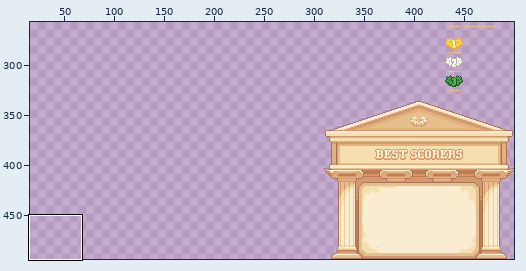
Two states of a pixel-art file, Assets/Textures/UI/UI Atlas.aseprite. The picture above shows the old version from afar; the outline marks the close-up.
Close-up. Before the commit:
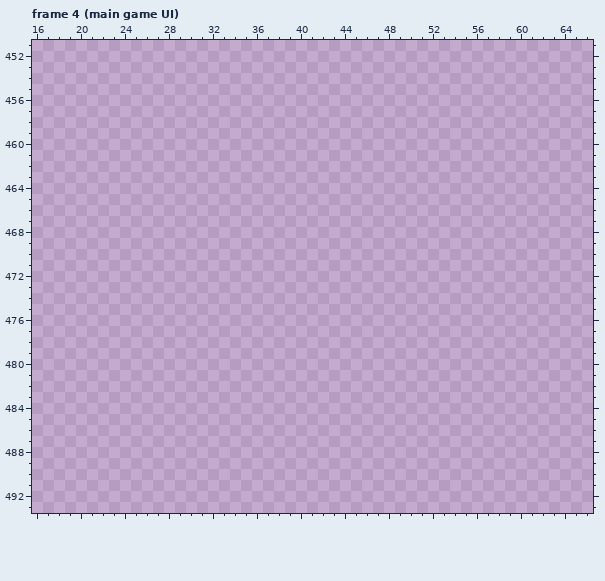
500x494 pixels, 5 frames. Shown: frame 4 (main game UI): x 16..66, y 451..493. The wide view leaves out empty margins. The commit also changed other frames or places, which this record leaves out.
Visible layers, top first: "Layer 2", "Layer 7", "Layer 5", "GAME OVER UI Copy", "Layer 6", "Layer 1".
Palette (. is transparent): 
The same view after the edit:
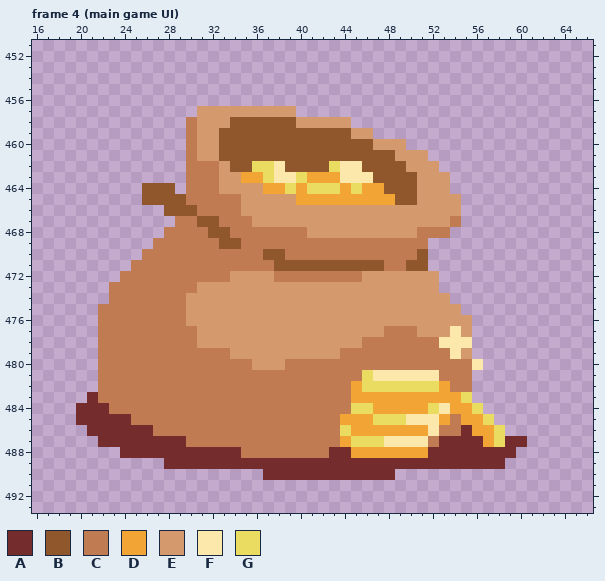
Colours new in this view: A #742c2c  B #90562c  C #c17b52  D #f2a534  E #d49a6e  F #fde8ac  G #e9dc61
Diff:
Frame 4 (main game UI), layer "Layer 7":
y 457: x 31..39 ......... -> EEEEEEEEE
y 458: x 30..44 ............... -> CEEEBBBBBBEEEEE
y 459: x 30..46 ................. -> CEEBBBBBBBBBBBBEE
y 460: x 30..49 .................... -> CEEBBBBBBBBBBBBBBEEE
y 461: x 30..51 ...................... -> CEEBBBBBBBBBBBBBBBBEEE
y 462: x 30..52 ....................... -> CCCEBBGGFBBBBGFFBBBBEEE
y 463: x 30..53 ........................ -> CCCEEDDGFFGDDDFFFBBBBEEE
y 464: x 26..28 ... -> BBB; x 30..53 ........................ -> CCCEEEEDDGDGGGDGDDBBBEEE
y 465: x 26..54 ............................. -> BBBBCCCCCEEEEEDDDDDDDDDBBEEEE
y 466: x 28..54 ........................... -> BBBCCCCEEEEEEEEEEEEEEEEEEEE
y 467: x 29..54 .......................... -> CCBBCCCEEEEEEEEEEEEEEEEEEC
y 468: x 28..53 .......................... -> CCCCBBCCCCCCCEEEEEEEEEECCC
y 469: x 27..51 ......................... -> CCCCCCBBCCCCCCCCCCCCCCCCC
y 470: x 26..51 .......................... -> CCCCCCCCCCCBBCCCCCCCCCCCCB
y 471: x 25..51 ........................... -> CCCCCCCCCCCCCBBBBBBBBBBCCBB
y 472: x 24..52 ............................. -> CCCCCCCCCCEEEECCCCCCCCEEEEEEE
y 473: x 23..52 .............................. -> CCCCCCCCEEEEEEEEEEEEEEEEEEEEEE
y 474: x 23..53 ............................... -> CCCCCCCEEEEEEEEEEEEEEEEEEEEEEEE
y 475: x 22..54 ................................. -> CCCCCCCCEEEEEEEEEEEEEEEEEEEEEEEEE
y 476: x 22..55 .................................. -> CCCCCCCCEEEEEEEEEEEEEEEEEEEEEEEEEE
y 477: x 22..55 .................................. -> CCCCCCCCCEEEEEEEEEEEEEEEEECCCEEEFE
y 478: x 22..55 .................................. -> CCCCCCCCCEEEEEEEEEEEEEEECCCCCCCFFF
y 479: x 22..55 .................................. -> CCCCCCCCCCCCEEEEEEEEEECCCCCCCCCCFE
y 480: x 22..56 ................................... -> CCCCCCCCCCCCCCEEECCCCCCCCCCCCCCCCCF
y 481: x 22..55 .................................. -> CCCCCCCCCCCCCCCCCCCCCCCCGFFFFFFCCC
y 482: x 22..55 .................................. -> CCCCCCCCCCCCCCCCCCCCCCCDGGGGGGGDCC
y 483: x 21..55 ................................... -> ACCCCCCCCCCCCCCCCCCCCCCCDDDDDDDDDDG
y 484: x 20..56 ..................................... -> AAACCCCCCCCCCCCCCCCCCCCCCGGDDDDDGFDDG
y 485: x 20..57 ...................................... -> AAAAACCCCCCCCCCCCCCCCCCCDDDGGGFFFDCDDG
y 486: x 21..58 ...................................... -> AAAAAACCCCCCCCCCCCCCCCCGDDDDDDDFCCADDG
y 487: x 22..60 ....................................... -> AAAAAAAACCCCCCCCCCCCCCDGGGFFFFCAAAADGAA
y 488: x 24..59 .................................... -> AAAAAAAAAAACCCCCCCCAADDDDDDDAAAAAAAA
y 489: x 28..58 ............................... -> AAAAAAAAAAAAAAAAAAAAAAAAAAAAAAA
y 490: x 37..48 ............ -> AAAAAAAAAAAA
